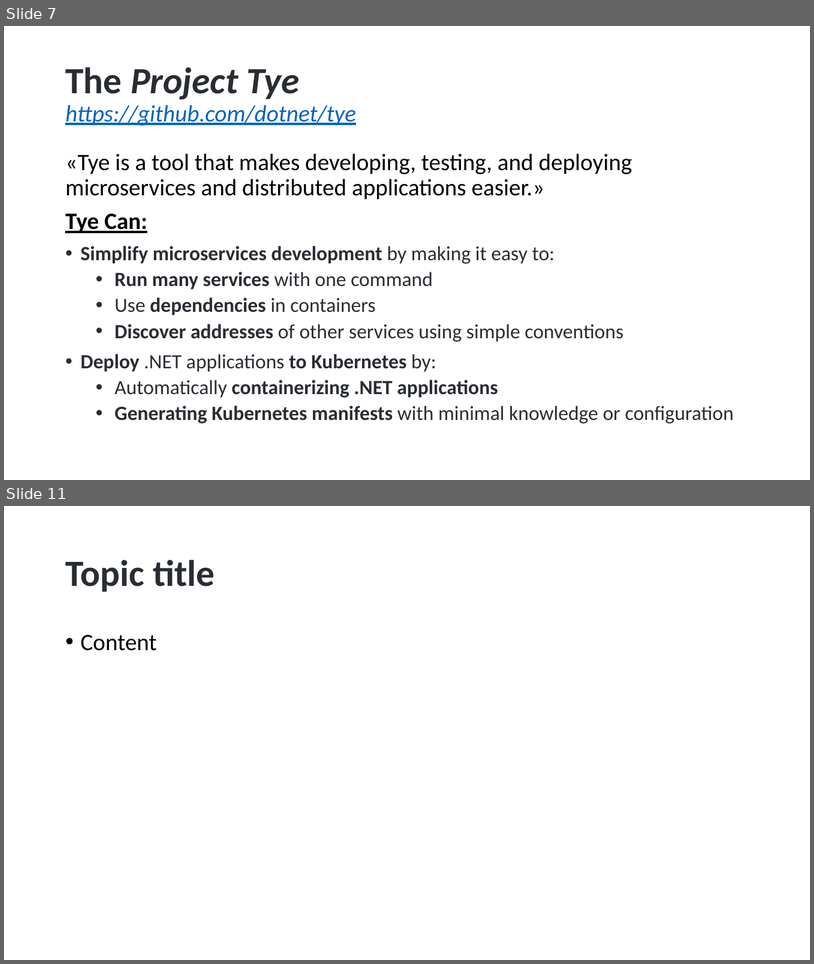
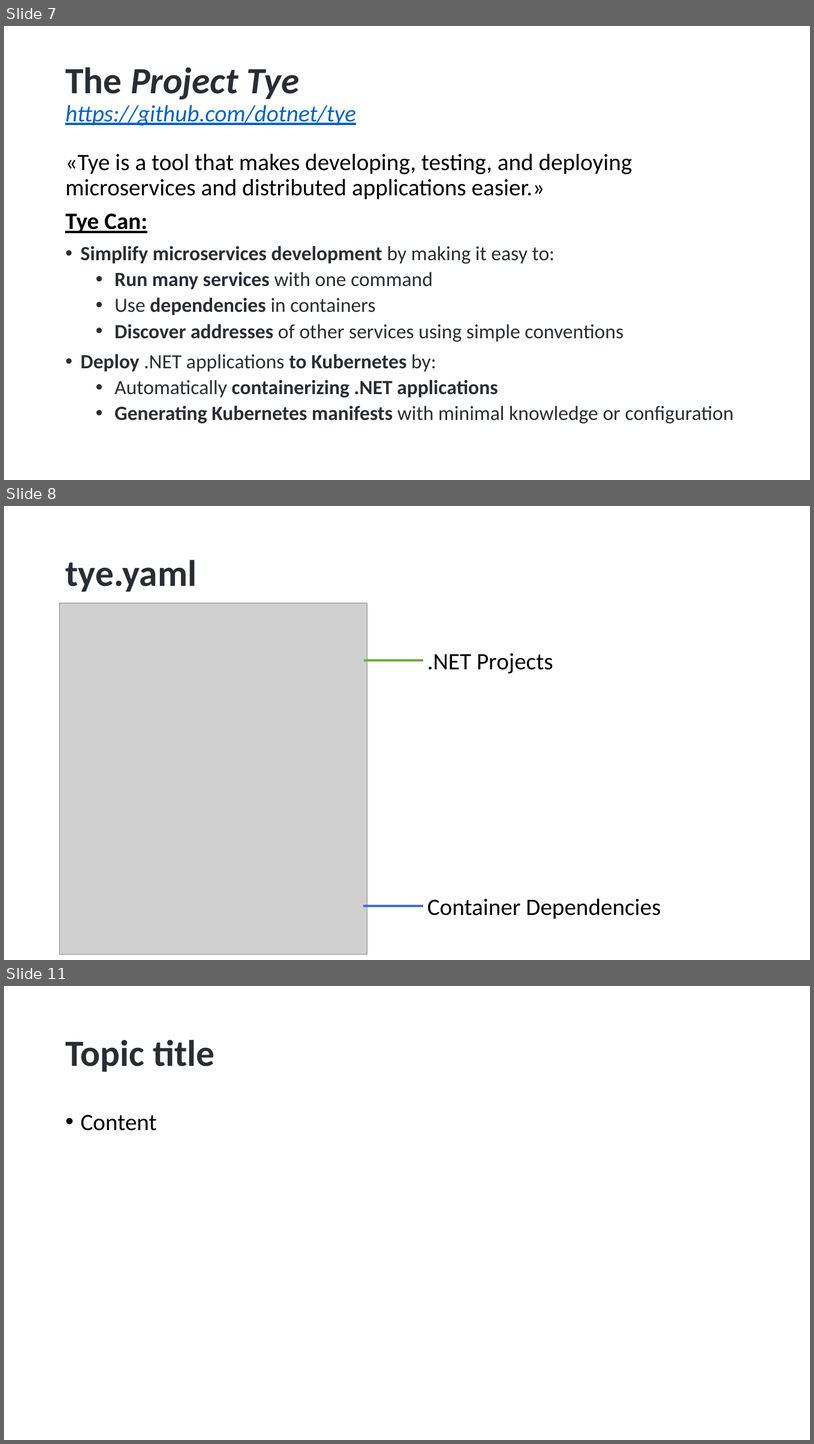
Before and after one commit to hikalkan/presentations, a slide deck: 2023-05-10 ABP Conf 2023 Developing with Kubernetes/Developing with Kubernetes.pptx. Shown one above the other, each under a label of ours: slides 7 and 11 before the commit, slides 7, 8 and 11 after it; the slides between them are not shown. The pictures are 814x964 and 814x1444 pixels, drawn with LibreOffice and Linux fonts; fonts in the diff are those of the drawing; grey boxes stand for pictures; background and template pictures are left out. Boxes give left, top, right and bottom in pixels: in the first picture for what was removed or moved away, otherwise in the second. Text is boxed around its words. In the diff, an @@ line names an element or a change of style, - is before the commit and + after.

```diff
--- a/2023-05-10 ABP Conf 2023 Developing with Kubernetes/Developing with Kubernetes.pptx
+++ b/2023-05-10 ABP Conf 2023 Developing with Kubernetes/Developing with Kubernetes.pptx
@@ slide 8 added at (x1=4, y1=506, x2=810, y2=960), background picture (left out) @@
@@ title added at (x1=65, y1=559, x2=197, y2=592), 44 pt, text #292D33, bold @@
+tye.yaml
@@ picture added at (x1=60, y1=603, x2=368, y2=954) @@
@@ line added from (364, 660) to (424, 660), #70AD47 3 pt @@
@@ text added at (x1=428, y1=653, x2=554, y2=673), 28 pt, text #000000 @@
+.NET Projects
@@ text added at (x1=428, y1=898, x2=661, y2=919), 28 pt, text #000000 @@
+Container Dependencies
@@ line added from (363, 906) to (423, 906), #4472C4 3 pt @@
```
Also in this commit, not shown: 1 slide changed, 1 other slide added, 2 slides removed.
